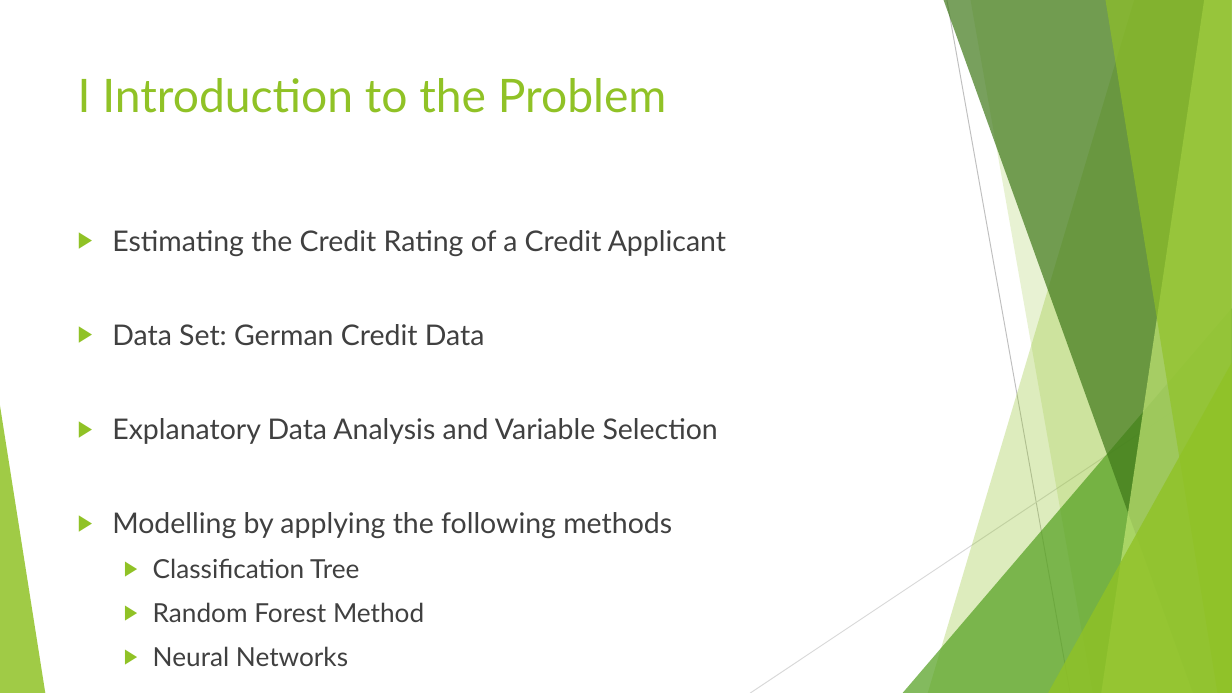
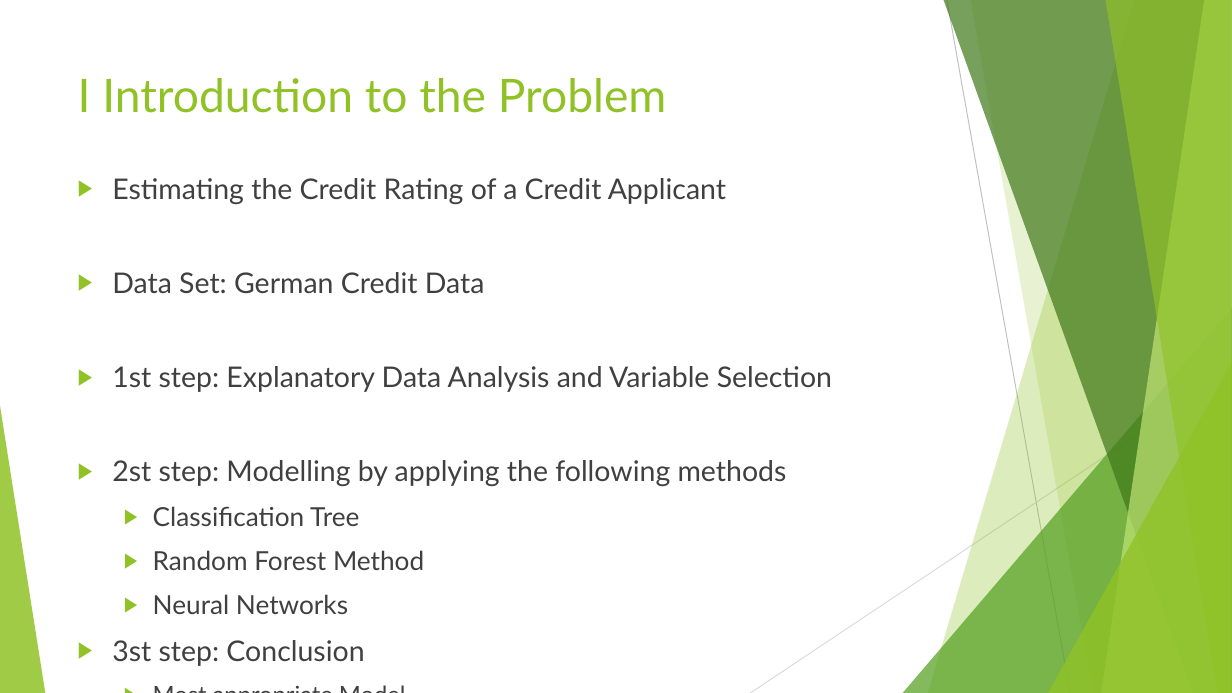
Before and after one commit to RafiKueng/Spoe_Kreditrisiko, a slide deck: slide 3 of Praesentation/Presentation.pptx. Drawn at 1232x693 pixels with LibreOffice and Linux fonts; fonts in the diff are those of the drawing. Boxes give left, top, right and bottom in pixels: in the first picture for what was removed or moved away, otherwise in the second. Text is boxed around its words. In the diff, an @@ line names an element or a change of style, - is before the commit and + after.

```diff
--- a/Praesentation/Presentation.pptx
+++ b/Praesentation/Presentation.pptx
@@ text "Estimating the Credit Rating of ...": place and size @@
-text "Estimating the Credit Rating of ..." at [112, 230, 726, 622]
+text "Estimating the Credit Rating of ..." at [112, 178, 832, 666]
@@ text at [112, 366, 832, 486]: text changed @@
-▶ Explanatory Data Analysis and Variable Selection
-▶ Modelling by applying the following methods
+▶ 1st step: Explanatory Data Analysis and Variable Selection
+▶ 2st step: Modelling by applying the following methods
@@ text at [112, 640, 364, 666]: paragraphs added @@
+▶ 3st step: Conclusion
+  ▶ Most appropriate Model
+  ▶ Most important variables
```
Also in this commit, not shown: 7 other slides changed.
